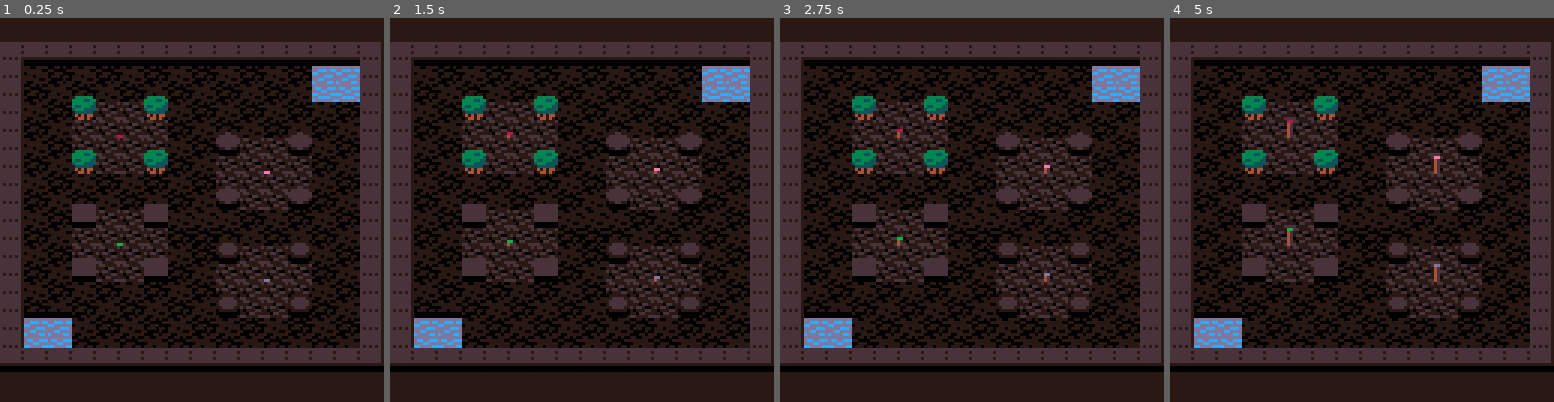
Above: before the commit, frames 1-4 (left to right).
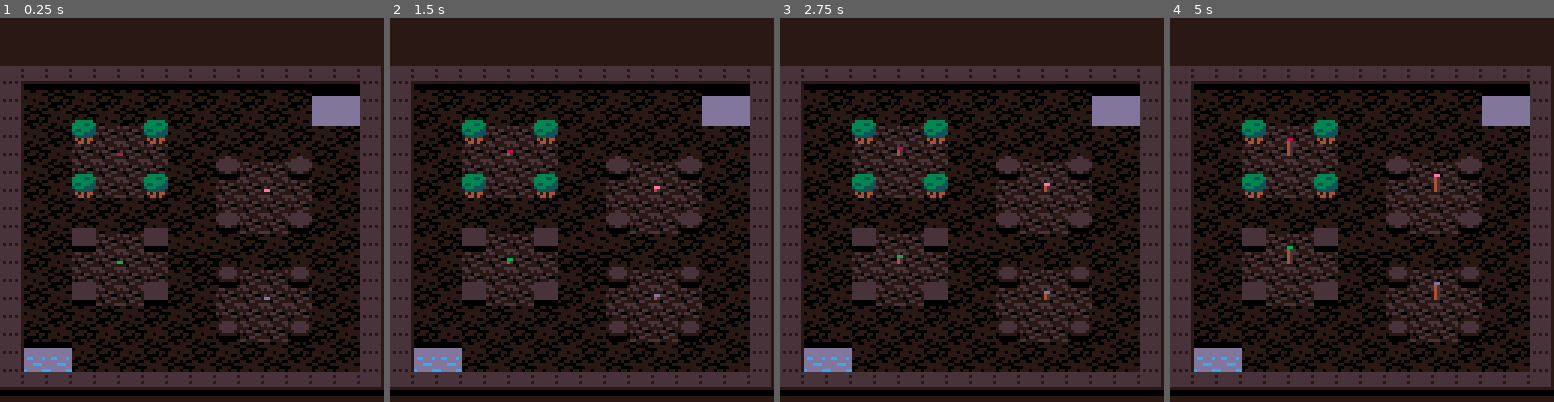
Above: after the commit, the same moments.

Repository: erwinbonsma/WhereToRootPico8
Game: PICO-8 cartridge wheretoroot.p8
Same seed, same stepped clock (60 frames per second), same inputs: the game is played once before the commit and once after it.
Inputs:
- Up to frame 1 (0.25 s): no input
- Up to frame 2 (1.5 s): no input
- Up to frame 3 (2.75 s): no input
- Up to frame 4 (5 s): no input

The runs differ from the first frame. In frame 1, 58% of the frame differs, in the area x 0-100%, y 6-99%; in frame 2, 58%; in frame 3, 58%; in frame 4, 58%.

Commit message:
Extend grid to include new borders

Diff:
--- a/wheretoroot.p8
+++ b/wheretoroot.p8
@@ -12,26 +12,31 @@
 yscale=0.75
 seeddrop_h=6
 
-cellsz=16
+cellsz=8
 
 families={
- {x=31,y=31,p={
+ {x=39,y=39,p={
   --red
   [6]=8,[5]=2,[7]=14
  }},
- {x=80,y=47,p={
+ {x=88,y=55,p={
   --pink
   [6]=14,[5]=2,[7]=15
  }},
- {x=31,y=79,p={
+ {x=39,y=87,p={
   --green
   [6]=10,[5]=3,[7]=11
  }},
- {x=80,y=95,p={
+ {x=88,y=103,p={
   --blue
   [6]=13,[5]=2,[7]=12
  }}
 }
+
+--sprite flags
+--0: goal
+--1: wall
+--2: water
 
 function vlen(dx,dy)
  return sqrt(dx*dx+dy*dy)
@@ -78,8 +83,8 @@
  local o=setmetatable({},self)
  self.__index=self
 
- o.w=w or 112
- o.h=h or 128
+ o.w=w or 128
+ o.h=h or 144
  --extra empty col to facilitate
  --left and right neighbour
  --checks at edge of grid
@@ -615,7 +620,7 @@
   poke(0x5f2c,3)
   camera(-8+32,-16+32)
  else
-  camera(-8,-16)
+  camera(0,-16)
  end
 end
 
@@ -644,7 +649,7 @@
  palt(0,false)
  palt(7,true)
  for i=0,17 do
-  map(0,i,-8,i*6-8,16,1)
+  map(0,i,0,i*6,16,1)
  end
  pal(0)
  foreach(seeds,seed.draw)
@@ -686,22 +691,22 @@
 00000000000000003333333333333333333333333333333333333331113333333333333111333333000000000000000000000000000000000000000000000000
 00000000000000003333333333333333333333333333333333333333333333333333333333333333000000000000000000000000000000000000000000000000
 00000000000000003333333333333333333333333333333333333333333333333333333333333333000000000000000000000000000000000000000000000000
-77777777777777777777777700000000777777775555555511155111011111107333333755555555555555515555555155555555000000000000000000000000
-77777777777777777777777700000000777777775555555515555551115555113333993355555551555555515555555155555551000000000000000000000000
-110011110011010015511115dddddddddddddddd5555555555555555155555513333333955555555555555515555555155555555000000000000000000000000
-111111001100001111105511ddcccdccdccddccc5555555555555555155555513993339955555551555555515555555155555551000000000000000000000000
-011111110011100051551001ccdddddddddccddd5555555515555551115555119333999955555555555555515555555155555555000000000000000000000000
-111011110111011010111551ddddcccdccddddcc5555555501155110011111101999999111111111515151511111111151515151000000000000000000000000
-111110011000010011055111ddccddddddccccdd0000000000000000000000001414144100000000000000000000000000000000000000000000000000000000
-100111110001101155111155cddddccdcddddddc0000000010000001100000010144141000000000000000000000000000000000000000000000000000000000
-00000000000000000000000000000000000000000000000000000000000000000000000000000000000000000000000000000000000000000000000000000000
-00000000000000000000000000000000000000000000000000000000000000000000000000000000000000000000000000000000000000000000000000000000
-00000000000000000000000000000000000000000000000000000000000000000000000000000000000000000000000000000000000000000000000000000000
-00000000000000000000000000000000000000000000000000000000000000000000000000000000000000000000000000000000000000000000000000000000
-00000000000000000000000000000000000000000000000000000000000000000000000000000000000000000000000000000000000000000000000000000000
-00000000000000000000000000000000000000000000000000000000000000000000000000000000000000000000000000000000000000000000000000000000
-00000000000000000000000000000000000000000000000000000000000000000000000000000000000000000000000000000000000000000000000000000000
-00000000000000000000000000000000000000000000000000000000000000000000000000000000000000000000000000000000000000000000000000000000
+77777777777777777777777777777777777777775555555511155111011111107333333755555555555555515555555155555555000000000000000000000000
+77777777777777777777777777777777777777775555555515555551115555113333993355555551555555515555555155555551000000000000000000000000
+11001111001101001551111500000000dddddddd5555555555555555155555513333333955555555555555515555555155555555000000000000000000000000
+11111100110000111110551100000000dddcccdd5555555555555555155555513993339955555551555555515555555155555551000000000000000000000000
+011111110011100051551001dddddddddddddddd5555555515555551115555119333999955555555555555515555555155555555000000000000000000000000
+111011110111011010111551ddddddddcdddddcc5555555501155110011111101999999111111111515151511111111151515151000000000000000000000000
+111110011000010011055111ddddddddddcccddd0000000000000000000000001414144100000000000000000000000000000000000000000000000000000000
+100111110001101155111155dccdddcddddddddd0000000010000001100000010144141000000000000000000000000000000000000000000000000000000000
+00000000000000000000000077777777777777770000000000000000000000000000000000000000000000000000000000000000000000000000000000000000
+00000000000000000000000077777777777777770000000000000000000000000000000000000000000000000000000000000000000000000000000000000000
+00000000000000000000000000000000dddddddd0000000000000000000000000000000000000000000000000000000000000000000000000000000000000000
+00000000000000000000000000000000dddddddd0000000000000000000000000000000000000000000000000000000000000000000000000000000000000000
+000000000000000000000000dddddddddddddddd0000000000000000000000000000000000000000000000000000000000000000000000000000000000000000
+000000000000000000000000dddddddddddddddd0000000000000000000000000000000000000000000000000000000000000000000000000000000000000000
+000000000000000000000000dddddddddddddddd0000000000000000000000000000000000000000000000000000000000000000000000000000000000000000
+000000000000000000000000dddddddddddddddd0000000000000000000000000000000000000000000000000000000000000000000000000000000000000000
 00000000000000000000000000000000000000000000000000000000000000000000000000000000000000000000000000000000000000000000000000000000
 00000000000000000000000000000000000000000000000000000000000000000000000000000000000000000000000000000000000000000000000000000000
 00000000000000000000000000000000000000000000000000000000000000000000000000000000000000000000000000000000000000000000000000000000
@@ -910,10 +915,13 @@
 
 
 
+__gff__
+0000000000000000000000000000000000000000000000000000000000000000000000000000000000000000000000000000000000000000000000000000000000000104040202020202020202000000000000040400000000000000000000000000000000000000000000000000000000000000000000000000000000000000
+0000000000000000000000000000000000000000000000000000000000000000000000000000000000000000000000000000000000000000000000000000000000000000000000000000000000000000000000000000000000000000000000000000000000000000000000000000000000000000000000000000000000000000
 __map__
 4c49494949494949494949494949494a00000000000000000000000000000000000000000000000000000000000000000000000000000000000000000000000000000000000000000000000000000000000000000000000000000000000000000000000000000000000000000000000000000000000000000000000000000000
-4a40414041404140414041404143434a00000000000000000000000000000000000000000000000000000000000000000000000000000000000000000000000000000000000000000000000000000000000000000000000000000000000000000000000000000000000000000000000000000000000000000000000000000000
-4a41404140414041404140414044444a00000000000000000000000000000000000000000000000000000000000000000000000000000000000000000000000000000000000000000000000000000000000000000000000000000000000000000000000000000000000000000000000000000000000000000000000000000000
+4a40414041404140414041404153534a00000000000000000000000000000000000000000000000000000000000000000000000000000000000000000000000000000000000000000000000000000000000000000000000000000000000000000000000000000000000000000000000000000000000000000000000000000000
+4a41404140414041404140414054544a00000000000000000000000000000000000000000000000000000000000000000000000000000000000000000000000000000000000000000000000000000000000000000000000000000000000000000000000000000000000000000000000000000000000000000000000000000000
 4a40414842424840414041404140414a00000000000000000000000000000000000000000000000000000000000000000000000000000000000000000000000000000000000000000000000000000000000000000000000000000000000000000000000000000000000000000000000000000000000000000000000000000000
 4a41404242424241404140414041404a00000000000000000000000000000000000000000000000000000000000000000000000000000000000000000000000000000000000000000000000000000000000000000000000000000000000000000000000000000000000000000000000000000000000000000000000000000000
 4a40414242424240414642424640414a00000000000000000000000000000000000000000000000000000000000000000000000000000000000000000000000000000000000000000000000000000000000000000000000000000000000000000000000000000000000000000000000000000000000000000000000000000000
